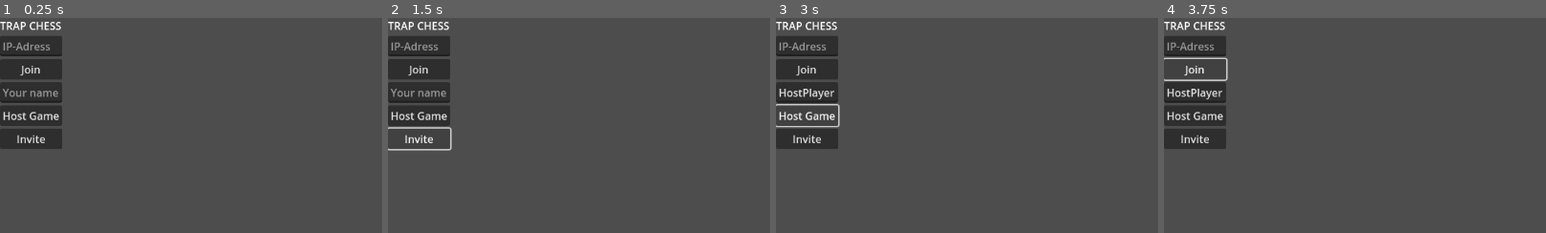
Above: before the commit, frames 1-4 (left to right).
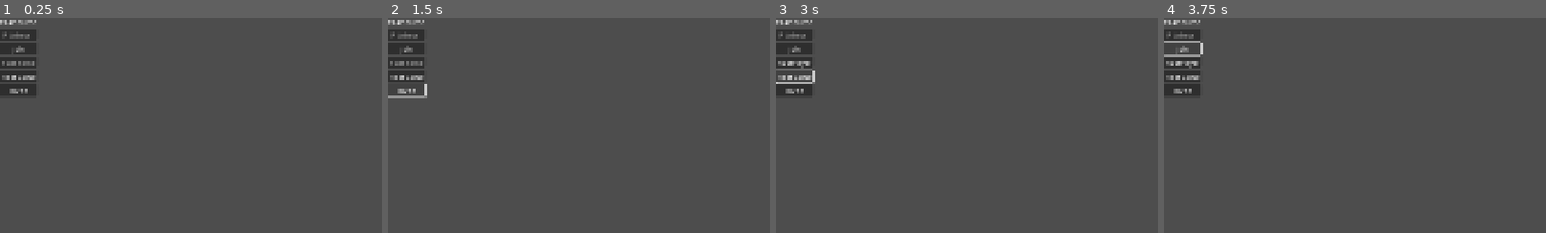
Above: after the commit, the same moments.

Repository: IljaGerasimov/TrapChess
Game: Godot game, scene res://scenes/Main.tscn
Same seed, same stepped clock (60 frames per second), same inputs: the game is played once before the commit and once after it.
Inputs:
- Up to frame 1 (0.25 s): no input
- Up to frame 2 (1.5 s): click "Invite" at 0.5 s; click "Invite" at 1.25 s
- Up to frame 3 (3 s): click "Invite" at 2 s; click "Host Game" at 2.75 s
- Up to frame 4 (3.75 s): click "Join" at 3.5 s
The pictures show only the part of the screen within x 0-50%, y 0-50%; the shares and areas given below are measured in that part.
In our replay, the window is 799x449 before the commit and 800x450 after it. These sizes can differ from the game's own. Grey fills any space a smaller window leaves; there, only what the larger window draws over its background counts as a difference.

The runs differ from the first frame. In frame 1, 6.7% of the frame differs, in the area x 0-17%, y 0-61%; in frame 2, 5.8%; in frame 3, 6.1%; in frame 4, 6.3%.

Commit message:
first trap prop and pawn level

Diff:
--- a/project.godot
+++ b/project.godot
@@ -15,6 +15,12 @@
 config/features=PackedStringArray("4.5", "GL Compatibility")
 config/icon="res://icon.svg"
 
+[display]
+
+window/size/viewport_width=1920
+window/size/viewport_height=1080
+window/stretch/mode="canvas_items"
+
 [rendering]
 
 renderer/rendering_method="gl_compatibility"
--- /dev/null
+++ b/scenes/SpikeTrap.tscn
@@ -0,0 +1,5 @@
+[gd_scene format=3 uid="uid://d1tdo14j7rlyx"]
+
+[node name="SpikeTrap" type="Area2D"]
+
+[node name="CollisionShape2D" type="CollisionShape2D" parent="."]
--- a/scenes/LevelPawn.tscn
+++ b/scenes/levels/LevelPawn.tscn
@@ -3,5 +3,6 @@
 [node name="LevelPawn" type="Node2D"]
 
 [node name="PlacementPreview" type="ColorRect" parent="."]
+custom_minimum_size = Vector2(64, 64)
 offset_right = 40.0
 offset_bottom = 40.0
--- a/scenes/main.gd
+++ b/scenes/main.gd
@@ -79,6 +79,6 @@
 		$Lobby.queue_free()
 
 	# 2. Editor-Scene loading
-	var editor_scene = load("res://scenes/Editor.tscn")
+	var editor_scene = load("res://scenes/levels/LevelPawn.tscn")
 	var editor_instance = editor_scene.instantiate()
 	add_child(editor_instance)
